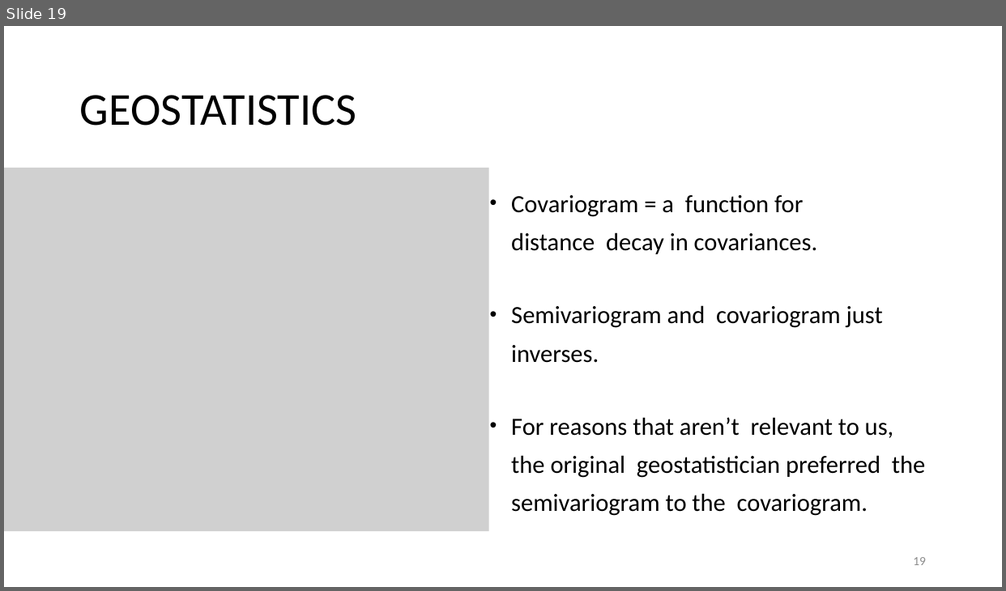
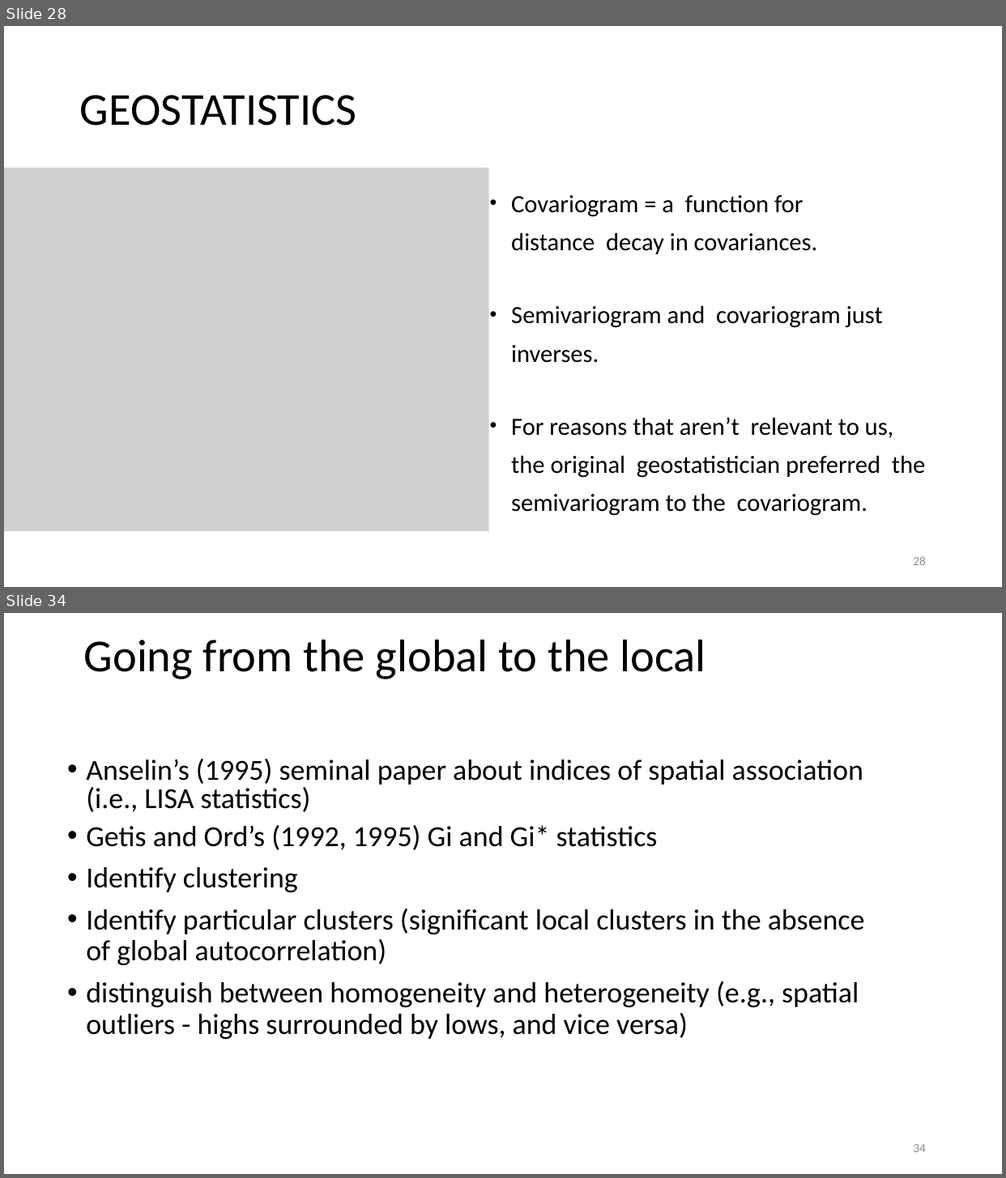
Before and after one commit to rcc-uchicago/SpatialStatistics_R, a slide deck: A QUICK INTRODUCTION TO SPATIAL STATISTICS.pptx. Shown one above the other, each under a label of ours: slide 19 before the commit, slides 28 and 34 after it; the slides between them are not shown. The pictures are 1006x591 and 1006x1178 pixels, drawn with LibreOffice and Linux fonts; fonts in the diff are those of the drawing; grey boxes stand for pictures. Boxes give left, top, right and bottom in pixels: in the first picture for what was removed or moved away, otherwise in the second. Text is boxed around its words. In the diff, an @@ line names an element or a change of style, - is before the commit and + after.

```diff
--- a/A QUICK INTRODUCTION TO SPATIAL STATISTICS.pptx
+++ b/A QUICK INTRODUCTION TO SPATIAL STATISTICS.pptx
@@ slide 34 added at bbox=[4, 613, 1002, 1174], background #FFFFFF @@
@@ title added at bbox=[84, 639, 706, 679], 44 pt, text #000000 @@
+Going from the global to the local
@@ text added at bbox=[86, 759, 865, 1039], 28 pt, text #000000 @@
+• Anselin’s (1995) seminal paper about indices of spatial association (i.e., LISA statistics)
+• Getis and Ord’s (1992, 1995) Gi and Gi* statistics
+• Identify clustering
+• Identify particular clusters (significant local clusters in the absence of global autocorrelation)
+• distinguish between homogeneity and heterogeneity (e.g., spatial outliers - highs surrounded by lows, and vice versa)
@@ page number added at bbox=[913, 1144, 926, 1152], 12 pt, text #8C8C8C @@
+34
@@ what was slide 19 is now slide 28 @@
@@ page number at bbox=[913, 557, 926, 565]: text changed @@
-19
+28
```
Also in this commit, not shown: 5 slides changed, 16 other slides added, 5 other files.
